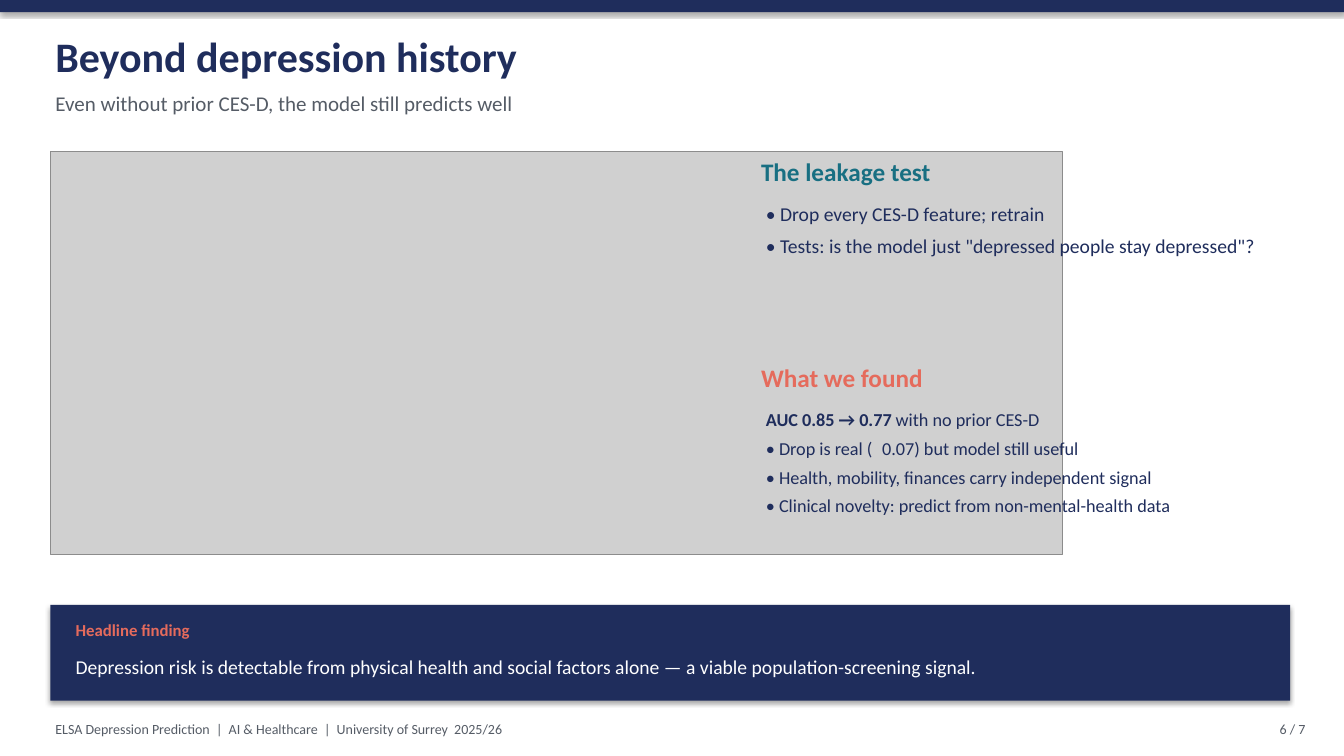
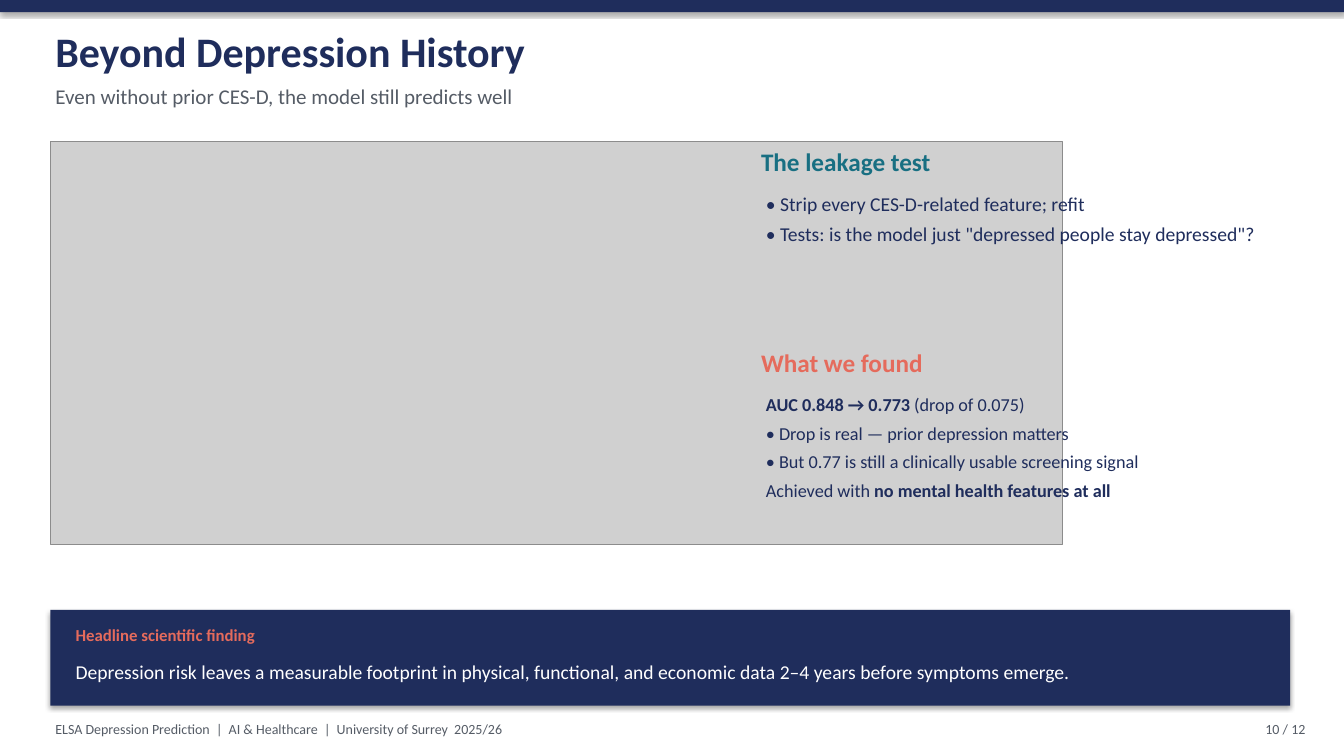
Before and after one commit to CHOC4HOL1C/elsa-depression-prediction, a slide deck: slide 10 of presentation/ELSA_Depression_Prediction.pptx (slide 6 before the commit). Drawn at 1344x756 pixels with LibreOffice and Linux fonts; fonts in the diff are those of the drawing; grey boxes stand for pictures. Boxes give left, top, right and bottom in pixels: in the first picture for what was removed or moved away, otherwise in the second. Text is boxed around its words. In the diff, an @@ line names an element or a change of style, - is before the commit and + after.

```diff
--- a/presentation/ELSA_Depression_Prediction.pptx
+++ b/presentation/ELSA_Depression_Prediction.pptx
@@ text at [55, 37, 525, 74]: text changed @@
-Beyond depression history
+Beyond Depression History
@@ text "Even without prior CES-D, the ...": place and size @@
-text "Even without prior CES-D, the ..." at [55, 96, 512, 115]
+text "Even without prior CES-D, the ..." at [55, 89, 512, 108]
@@ picture: place and size @@
-picture at [50, 151, 1063, 555]
+picture at [50, 141, 1063, 544]
@@ text "The leakage test": place and size @@
-text "The leakage test" at [761, 163, 931, 186]
+text "The leakage test" at [761, 153, 931, 176]
@@ text "• Strip every CES-D-related feature; ...": place and size @@
-text "• Strip every CES-D-related feature; ..." at [780, 207, 1254, 258]
+text "• Strip every CES-D-related feature; ..." at [780, 194, 1254, 247]
@@ text at [780, 194, 1084, 216]: text changed @@
-• Drop every CES-D feature; retrain
+• Strip every CES-D-related feature; refit
@@ text at [780, 225, 1254, 247]: less space between paragraphs @@
@@ text "What we found": place and size @@
-text "What we found" at [761, 369, 923, 387]
+text "What we found" at [761, 354, 923, 372]
@@ text at [766, 398, 1138, 502]: text changed @@
-AUC 0.85 → 0.77 with no prior CES-D
-• Drop is real ( 0.07) but model still useful
-• Health, mobility, finances carry independent signal
-• Clinical novelty: predict from non-mental-health data
+AUC 0.848 → 0.773 (drop of 0.075)
+• Drop is real — prior depression matters
+• But 0.77 is still a clinically usable screening signal
+Achieved with no mental health features at all
@@ rectangle: place and size @@
-rectangle at [50, 605, 1291, 701]
+rectangle at [50, 610, 1291, 706]
@@ text at [76, 629, 254, 644]: text changed @@
-Headline finding
+Headline scientific finding
@@ text at [76, 665, 1070, 683]: text changed @@
-Depression risk is detectable from physical health and social factors alone — a viable population-screening signal.
+Depression risk leaves a measurable footprint in physical, functional, and economic data 2–4 years before symptoms emerge.
@@ text at [1265, 725, 1305, 734]: text changed @@
-6 / 7
+10 / 12
```
Also in this commit, not shown: 4 other slides changed, 7 slides added, 2 slides removed, 6 other files.
